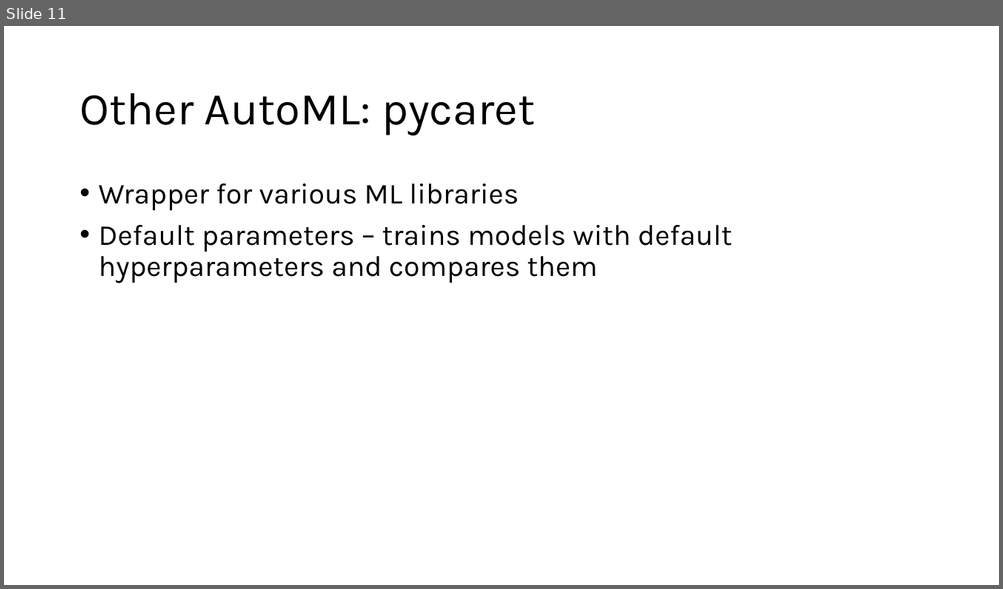
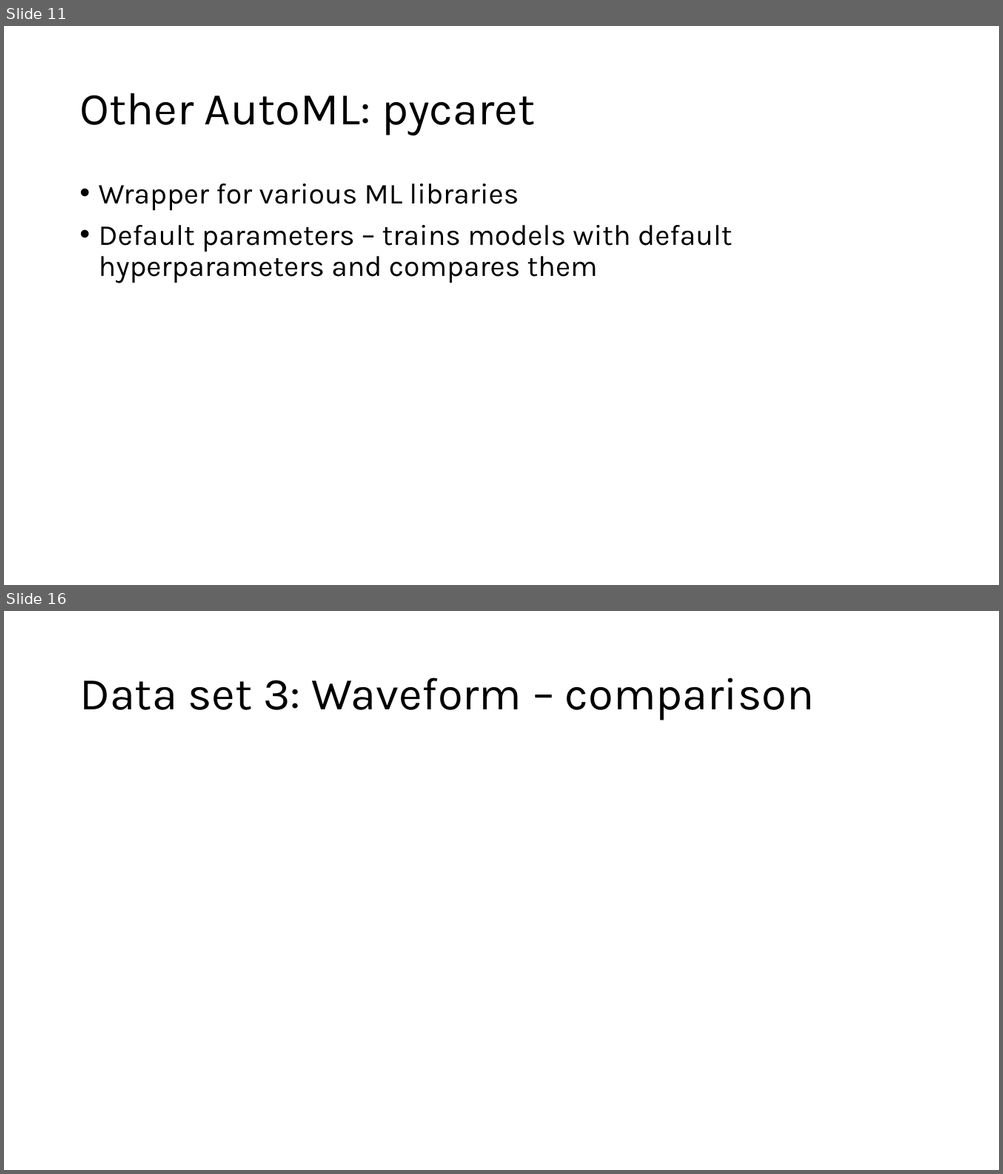
Before and after one commit to amanfc7/Machine-Learaning, a slide deck: ex3/presentation_ex_3_ver02.pptx. Shown one above the other, each under a label of ours: slide 11 before the commit, slides 11 and 16 after it; the slides between them are not shown. The pictures are 1003x589 and 1003x1174 pixels, drawn with LibreOffice and Linux fonts; fonts in the diff are those of the drawing. Boxes give left, top, right and bottom in pixels: in the first picture for what was removed or moved away, otherwise in the second. Text is boxed around its words. In the diff, an @@ line names an element or a change of style, - is before the commit and + after.

```diff
--- a/ex3/presentation_ex_3_ver02.pptx
+++ b/ex3/presentation_ex_3_ver02.pptx
@@ slide 16 added at box(4, 611, 999, 1170), background #FFFFFF @@
@@ title added at box(79, 678, 814, 721), 44 pt, text #000000 @@
+Data set 3: Waveform – comparison
```
Also in this commit, not shown: 7 other slides added, 5 other files.
